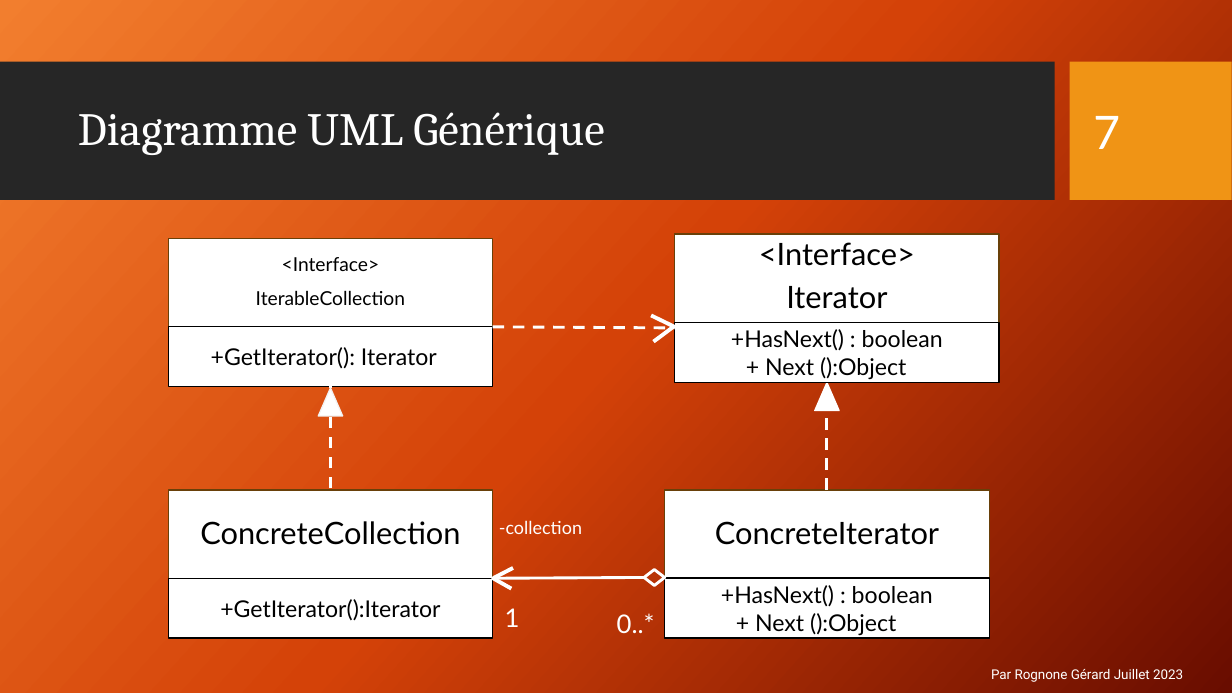
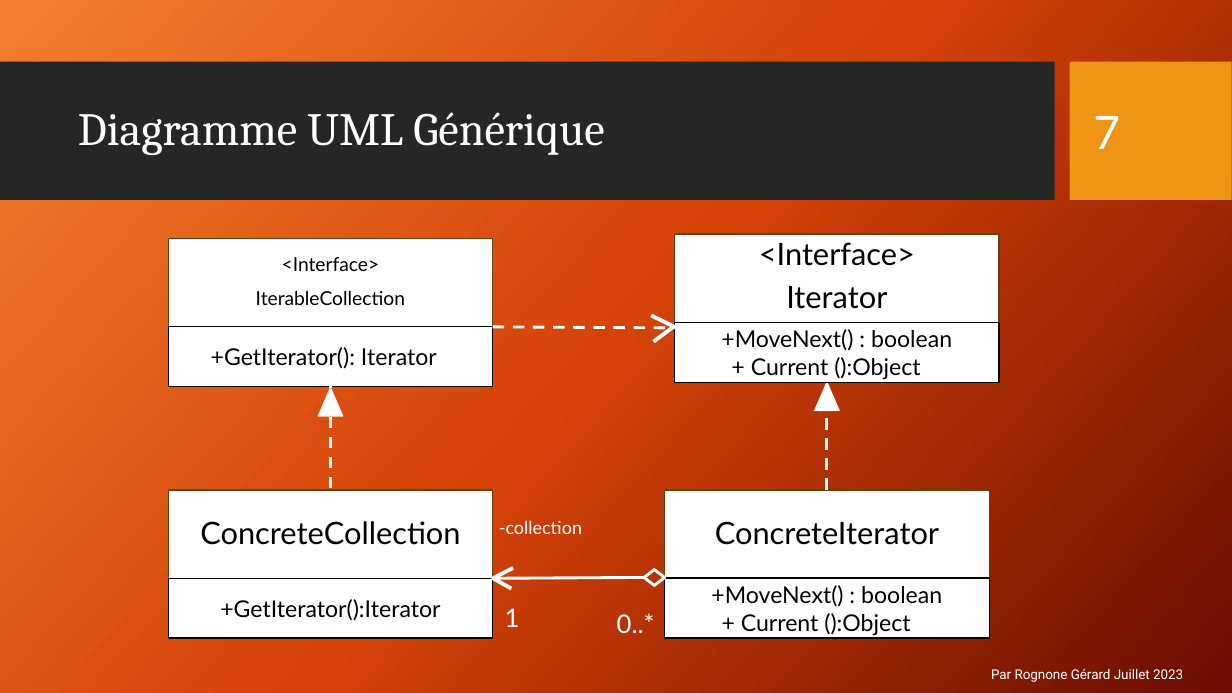
Before and after one commit to GRognone/SavecdaJay, a slide deck: slide 8 of SavecdaJay/Design Pattern/Design Pattern Iterator/Patron de Conception Itérateur.pptx. Drawn at 1232x693 pixels with LibreOffice and Linux fonts; fonts in the diff are those of the drawing; background and template pictures are left out. Boxes give left, top, right and bottom in pixels: in the first picture for what was removed or moved away, otherwise in the second. Text is boxed around its words. In the diff, an @@ line names an element or a change of style, - is before the commit and + after.

```diff
--- a/SavecdaJay/Design Pattern/Design Pattern Iterator/Patron de Conception Itérateur.pptx
+++ b/SavecdaJay/Design Pattern/Design Pattern Iterator/Patron de Conception Itérateur.pptx
@@ text in rectangle at (721,329,952,379): text changed @@
-+HasNext() : boolean
-+ Next ():Objectf+
++MoveNext() : boolean
++ Current ():Objectf+
@@ text in rectangle at (711,585,942,635): text changed @@
-+HasNext() : boolean
-+ Next ():Objectf+
++MoveNext() : boolean
++ Current ():Objectf+
```
Also in this commit, not shown: 7 other slides changed.
